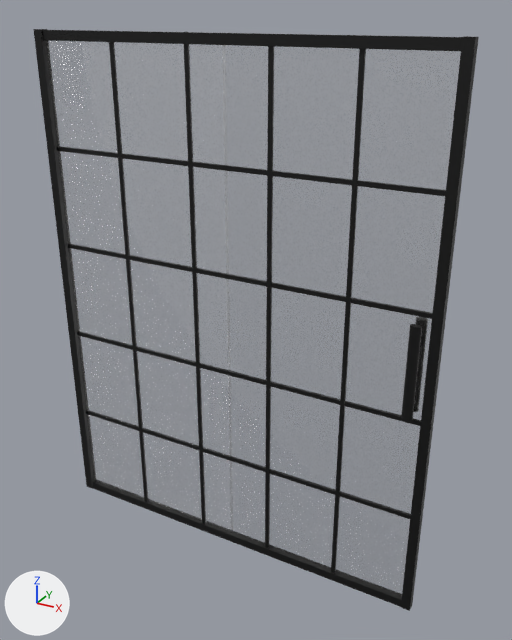
Before and after pictures for a commit that changed the glTF model public/models/doors-and-rods/heckfiel-single-slide-shower-door.glb.
Before and after are seen from a 50 mm lens placed at (1.26, -2.11, 1.1), pointed at (0.07, 0.06, 0.01). Arrows for +X, +Y and +Z are at lower left; the lights stay in place. The older version comes first.

In view in the first picture: 'bottom_frame'.
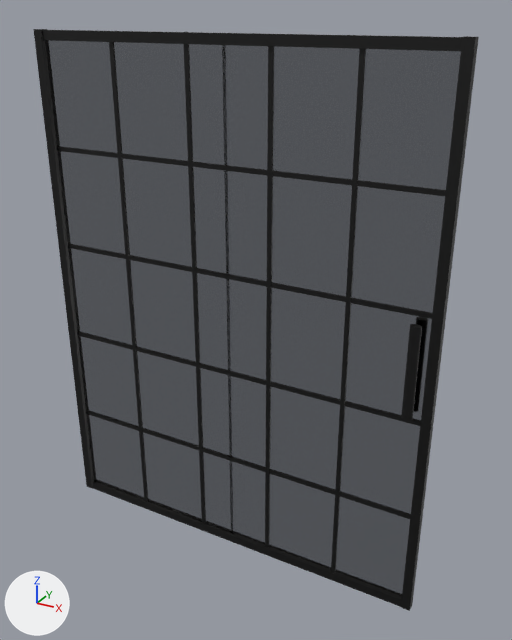
Changed parts and their boxes (x1, y1, x2, y2) in the pictures (512 x 640 px):
'bottom_frame', recoloured, surface changed: (42, 37, 464, 601) in both

The change in detail:
In material 'glass_left' (mat_glass_left), transmission_weight is no longer 1.0.
Material 'glass_left' (mat_glass_left) changes colour from white #ffffff to black #000000; in linear values from (1.0, 1.0, 1.0) to (0.0, 0.0, 0.0).
In material 'glass_left' (mat_glass_left), alpha goes from 0.2 to 0.5.
In material 'glass_left' (mat_glass_left), roughness goes from 0.5 to 0.0.
In material 'glass_right' (mat_glass_right), transmission_weight is no longer 1.0.
Material 'glass_right' (mat_glass_right) changes colour from white #e7e7e7 to black #000000; in linear values from (0.8, 0.8, 0.8) to (0.0, 0.0, 0.0).
In material 'glass_right' (mat_glass_right), alpha goes from 0.2 to 0.5.
In material 'glass_right' (mat_glass_right), roughness goes from 0.5 to 0.0.
